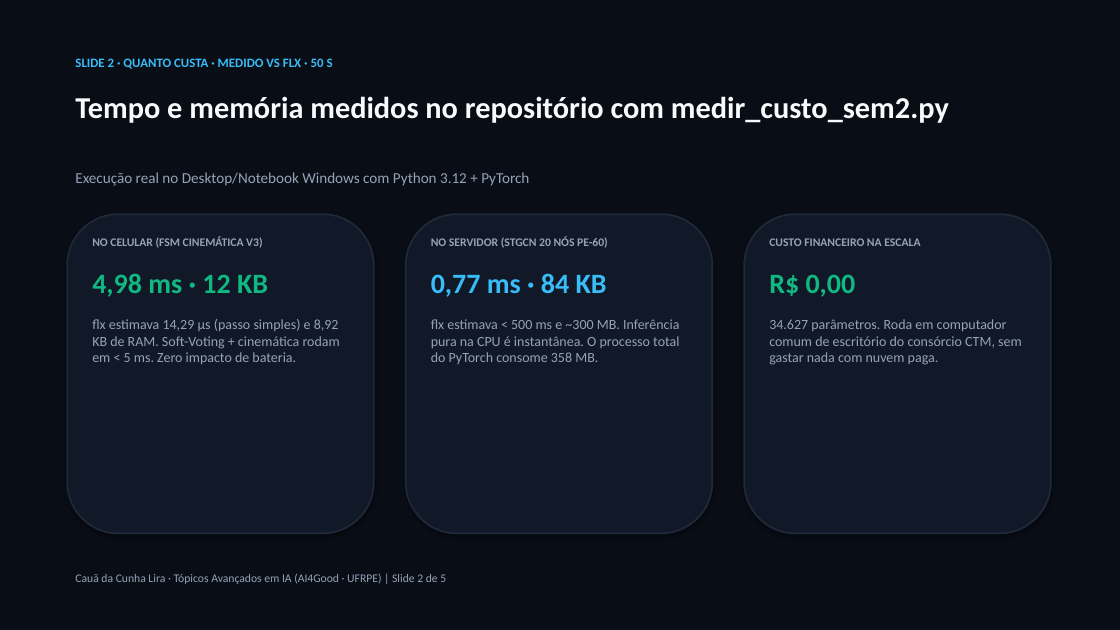
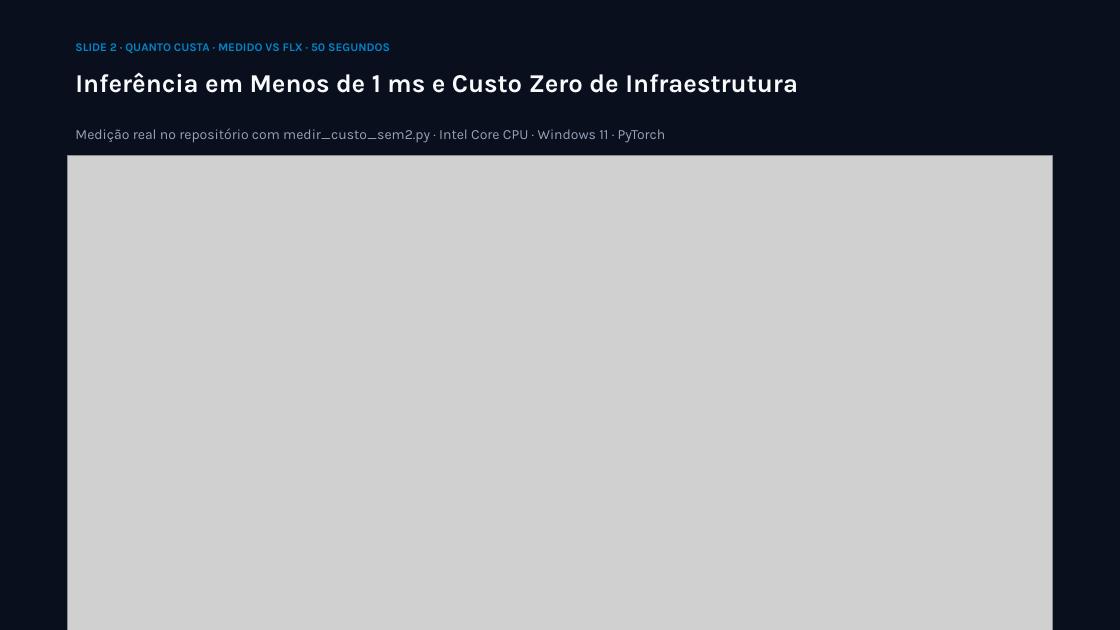
Before and after one commit to lira-labs/workspace, a slide deck: slide 2 of va2/GrafoParada_Seminario2_CauaLira.pptx. Drawn at 1120x630 pixels with LibreOffice and Linux fonts; fonts in the diff are those of the drawing; grey boxes stand for pictures. Boxes give left, top, right and bottom in pixels: in the first picture for what was removed or moved away, otherwise in the second. Text is boxed around its words. In the diff, an @@ line names an element or a change of style, - is before the commit and + after.

Commit message:
feat(sem2): transform slides into Canva-style PPTX with bespoke visual assets and zero robotic repetition

```diff
--- a/va2/GrafoParada_Seminario2_CauaLira.pptx
+++ b/va2/GrafoParada_Seminario2_CauaLira.pptx
@@ rectangle at [0, 0, 1120, 630]: fill #090D16 to #0A0F1D @@
@@ text at [75, 43, 390, 53]: text changed; size 11 to 10 pt; font Calibri to Karla; text colour #38BDF8 to #0284C7 @@
-SLIDE 2 · QUANTO CUSTA · MEDIDO VS FLX · 50 S
+SLIDE 2 · QUANTO CUSTA · MEDIDO VS FLX · 50 SEGUNDOS
@@ text at [75, 72, 798, 93]: text changed; size 26 to 22 pt; font Calibri to Karla @@
-Tempo e memória medidos no repositório com medir_custo_sem2.py
+Inferência em Menos de 1 ms e Custo Zero de Infraestrutura
@@ text at [75, 128, 666, 143]: text changed; size 13 to 12 pt; font Calibri to Karla @@
-Execução real no Desktop/Notebook Windows com Python 3.12 + PyTorch
+Medição real no repositório com medir_custo_sem2.py · Intel Core CPU · Windows 11 · PyTorch
@@ picture added at [67, 155, 1053, 630] @@
@@ rounded rectangle removed at [67, 214, 374, 534] @@
@@ text removed at [92, 237, 340, 364] @@
-NO CELULAR (FSM CINEMÁTICA V3)
-4,98 ms · 12 KB
-flx estimava 14,29 µs (passo simples) e 8,92 KB de RAM. Soft-Voting + cinemática rodam em < 5 ms. Zero impacto de bateria.
@@ rounded rectangle removed at [406, 214, 712, 534] @@
@@ text removed at [431, 237, 679, 364] @@
-NO SERVIDOR (STGCN 20 NÓS PE-60)
-0,77 ms · 84 KB
-flx estimava < 500 ms e ~300 MB. Inferência pura na CPU é instantânea. O processo total do PyTorch consome 358 MB.
@@ rounded rectangle removed at [744, 214, 1051, 534] @@
@@ text removed at [769, 238, 1022, 365] @@
-CUSTO FINANCEIRO NA ESCALA
-R$ 0,00
-34.627 parâmetros. Roda em computador comum de escritório do consórcio CTM, sem gastar nada com nuvem paga.
@@ text removed at [75, 574, 446, 584] @@
-Cauã da Cunha Lira · Tópicos Avançados em IA (AI4Good · UFRPE) | Slide 2 de 5
```
Also in this commit, not shown: 4 other slides changed, 22 other files.
